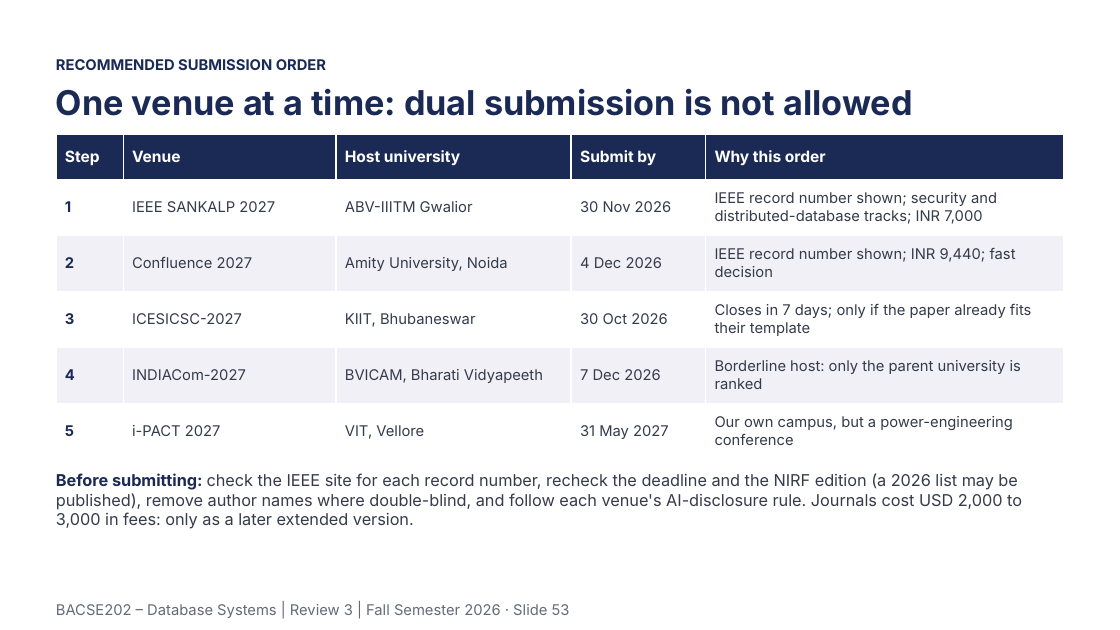
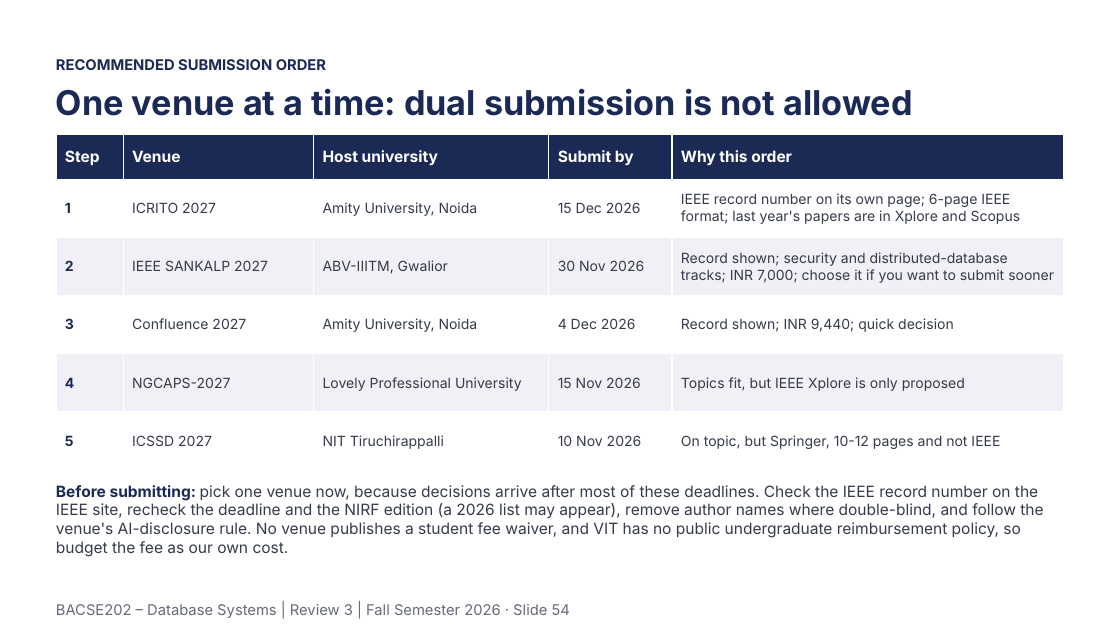
Before and after one commit to Tharakeshtj/polyvote-election-platform, a slide deck: slide 54 of docs/PolyVote_Review3_Final.pptx (slide 53 before the commit). Drawn at 1120x630 pixels with LibreOffice and Linux fonts; fonts in the diff are those of the drawing; background and template pictures are left out. Boxes give left, top, right and bottom in pixels: in the first picture for what was removed or moved away, otherwise in the second. Text is boxed around its words. In the diff, an @@ line names an element or a change of style, - is before the commit and + after.

```diff
--- a/docs/PolyVote_Review3_Final.pptx
+++ b/docs/PolyVote_Review3_Final.pptx
@@ table at <box>56,134,1064,470</box> @@
-row 2: 1 | IEEE SANKALP 2027 | ABV-IIITM Gwalior | 30 Nov 2026 | IEEE record number shown; security and distributed-database tracks; INR 7,000
+row 2: 1 | ICRITO 2027 | Amity University, Noida | 15 Dec 2026 | IEEE record number on its own page; 6-page IEEE format; last year's papers are in Xplore and Scopus
-row 3: 2 | Confluence 2027 | Amity University, Noida | 4 Dec 2026 | IEEE record number shown; INR 9,440; fast decision
+row 3: 2 | IEEE SANKALP 2027 | ABV-IIITM, Gwalior | 30 Nov 2026 | Record shown; security and distributed-database tracks; INR 7,000; choose it if you want to submit sooner
-row 4: 3 | ICESICSC-2027 | KIIT, Bhubaneswar | 30 Oct 2026 | Closes in 7 days; only if the paper already fits their template
+row 4: 3 | Confluence 2027 | Amity University, Noida | 4 Dec 2026 | Record shown; INR 9,440; quick decision
-row 5: 4 | INDIACom-2027 | BVICAM, Bharati Vidyapeeth | 7 Dec 2026 | Borderline host: only the parent university is ranked
+row 5: 4 | NGCAPS-2027 | Lovely Professional University | 15 Nov 2026 | Topics fit, but IEEE Xplore is only proposed
-row 6: 5 | i-PACT 2027 | VIT, Vellore | 31 May 2027 | Our own campus, but a power-engineering conference
+row 6: 5 | ICSSD 2027 | NIT Tiruchirappalli | 10 Nov 2026 | On topic, but Springer, 10-12 pages and not IEEE
@@ size 9.5 to 9 pt in "1", "2", "3", "4" and 1 more places @@
@@ text at <box>56,485,1043,557</box>: text changed; size 10.5 to 10 pt @@
-Before submitting: check the IEEE site for each record number, recheck the deadline and the NIRF edition (a 2026 list may be published), remove author names where double-blind, and follow each venue's AI-disclosure rule. Journals cost USD 2,000 to 3,000 in fees: only as a later extended version.
+Before submitting: pick one venue now, because decisions arrive after most of these deadlines. Check the IEEE record number on the IEEE site, recheck the deadline and the NIRF edition (a 2026 list may appear), remove author names where double-blind, and follow the venue's AI-disclosure rule. No venue publishes a student fee waiver, and VIT has no public undergraduate reimbursement policy, so budget the fee as our own cost.
@@ text at <box>56,604,570,618</box>: text changed @@
-BACSE202 – Database Systems | Review 3 | Fall Semester 2026 · Slide 53
+BACSE202 – Database Systems | Review 3 | Fall Semester 2026 · Slide 54
```
Also in this commit, not shown: 4 other slides changed, 1 slide added, 9 other files.
